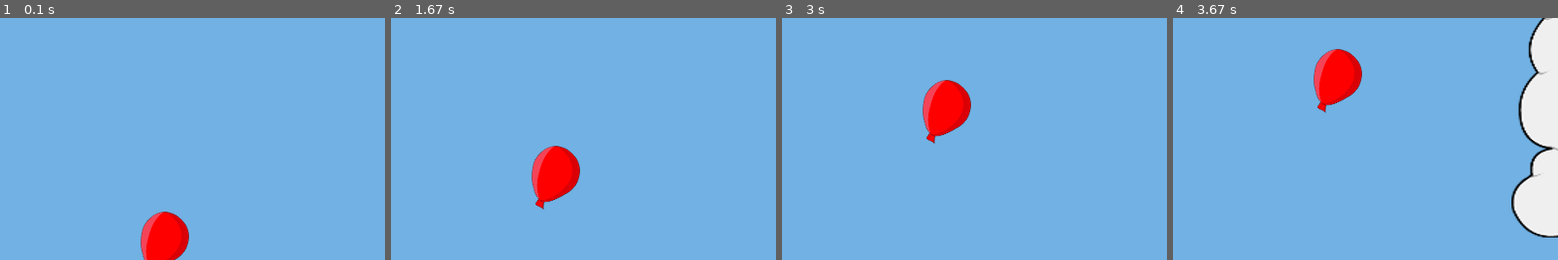
Above: before the commit, frames 1-4 (left to right).
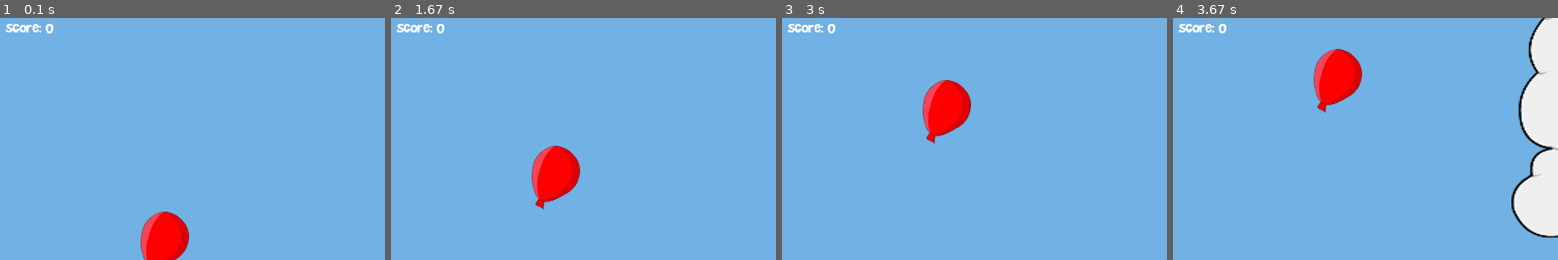
Above: after the commit, the same moments.

Repository: Nonex51/PythonGame
Game: pygame game, started from PyGame/PyGame/PyGame.py
The game is run twice, just before and just after one commit, with the same random seed, the same clock (stepped at 60 frames per second) and the same inputs.
Inputs:
- Up to frame 1 (0.1 s): no input
- Up to frame 2 (1.67 s): hold Up 0.33-0.8 s; hold Up 0.83-1.2 s; hold Up 1.23-1.53 s; hold Up from 1.57 s (still down)
- Up to frame 3 (3 s): release Up at 1.93 s; hold Up 1.97-2.27 s; hold Up 2.3-2.67 s; hold Up from 2.7 s (still down)
- Up to frame 4 (3.67 s): release Up at 3 s; hold Up 3.03-3.4 s; hold Up from 3.43 s (still down)
The pictures show only the part of the screen within x 0-50%, y 0-50%; the shares and areas given below are measured in that part.

The runs differ from the first frame. In frame 1, 0.3% of the frame differs, in the area x 1-14%, y 2-7%; in frame 2, 0.3%; in frame 3, 0.3%; in frame 4, 0.3%.

Commit message:
Score doesn't work

Diff:
--- a/PyGame/PyGame/PyGame.py
+++ b/PyGame/PyGame/PyGame.py
@@ -21,6 +21,11 @@
 img = pygame.image.load('Ballon01.png')
 img_cloud_1 =pygame.image.load('NuageHaut.png')
 img_cloud_2 =pygame.image.load('NuageBas.png')
+
+def score(compte):
+    police = pygame.font.Font('BradBunR.ttf',16)
+    text = police.render("Score: " + str(compte), True, white)
+    surface.blit(text, [10,0])                                  #position of score
 
 def clouds(x_cloud, y_cloud, espace):
     surface.blit(img_cloud_1,(x_cloud,y_cloud))
@@ -77,6 +82,8 @@
     espace = ballonH*3                        #height of the space betwwen the clouds
     cloud_speed = 2
 
+    score_actuel = 0
+
     game_over = False                        #create a variable to now if the game need to stop
     while not game_over :
         for event in pygame.event.get():
@@ -96,12 +103,25 @@
 
         clouds(x_cloud,y_cloud, espace)
 
+        score(score_actuel)
+
         x_cloud -= cloud_speed              #position of the cloud at each loop/frame
 
         if y >surfaceH -40 or y < -10 :     #when you touch the border of the windows
             gameOver()
 
-                                         #define when you touch the ballon, you can change the difficulty here
+                                         #upper the difficulty in function of your score
+        if 3 <= score_actuel < 5 :
+            cloud_speed = 7
+            espace = ballonH *2.8
+        if 5 <= score_actuel < 7 :
+            cloud_speed = 8
+            espace = ballonH *2.7
+        if 7 <= score_actuel < 10 :
+            cloud_speed = 9
+            espace = ballonH *2.5
+
+                                         #define when you touch the cloud with the ballon, you can change the difficulty here
         if x + ballonW > x_cloud +40:
             if y < y_cloud + cloudH -50:
                 if x - ballonW < x_cloud + cloudW -20 :
@@ -112,11 +132,17 @@
                 if x + ballonW < x_cloud +cloudW -20 :
                     gameOver()
 
-        if x_cloud < (-1*cloudW) :
+
+        if x_cloud < (-1*cloudW) :              #give a new position for a new cloud
             x_cloud = surfaceW
             y_cloud = randint(-300,20)
 
+
+        if x_cloud < (x - cloudW) < x_cloud + cloud_speed:          #select just one frame to incremente the score one time by cloud
+            score_actuel +=1
+
         pygame.display.update()
+
 
 
 
